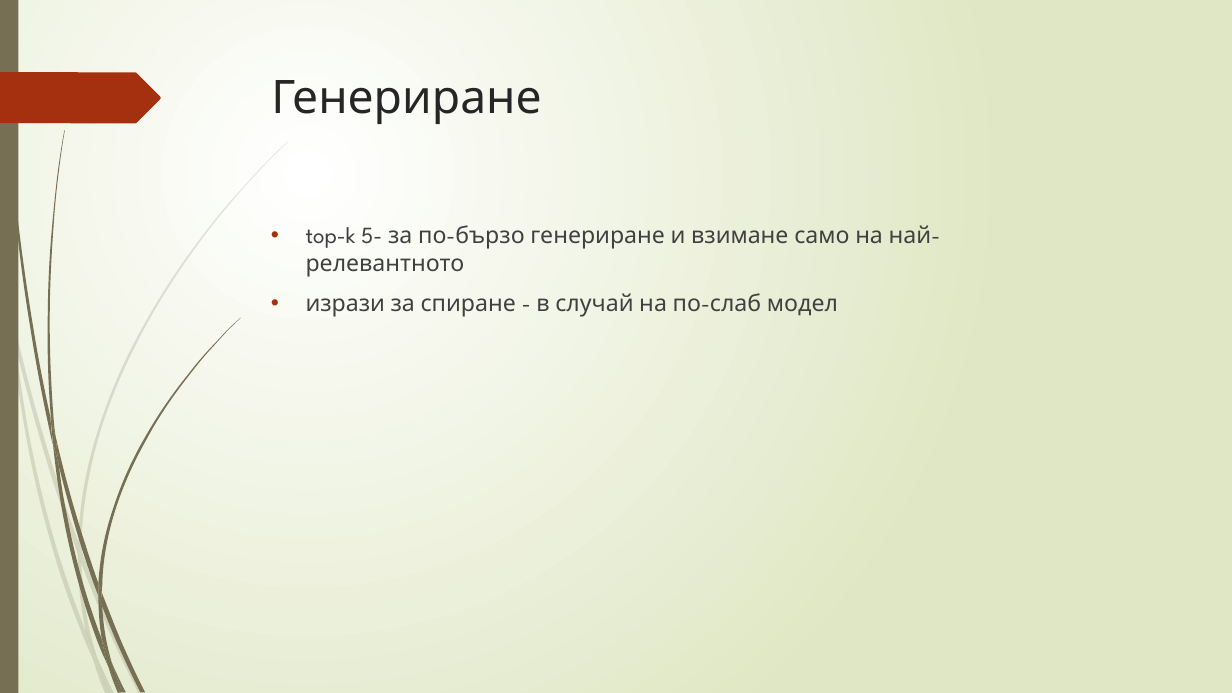
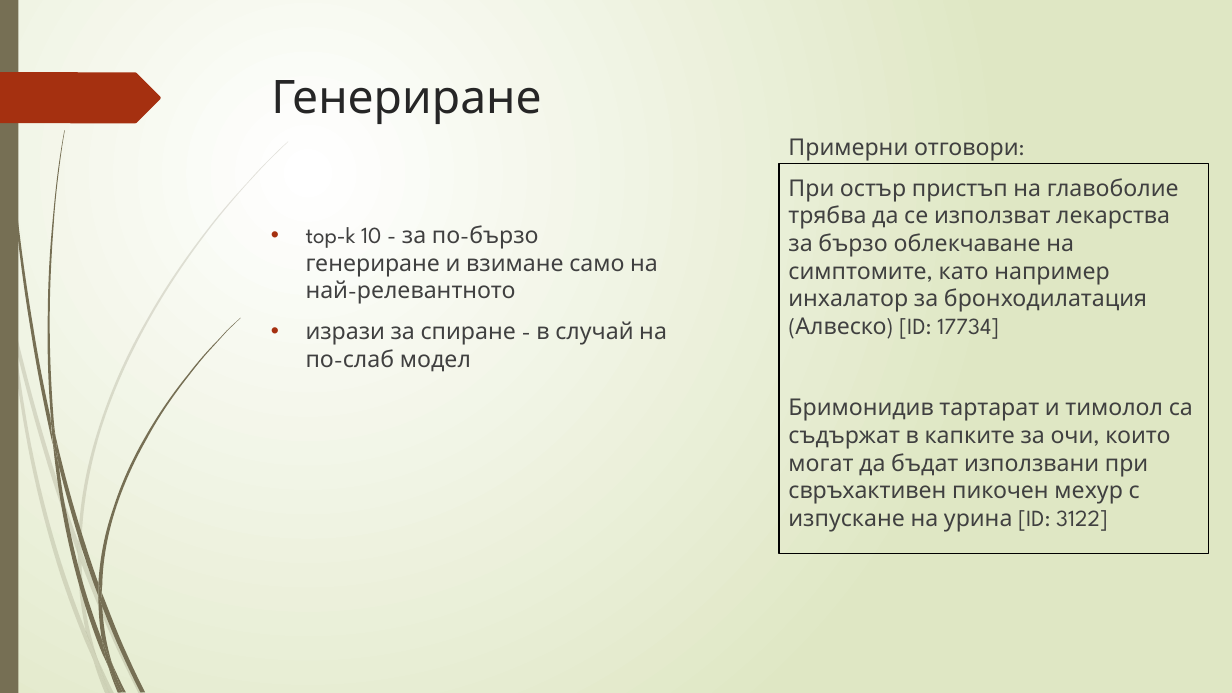
Before and after one commit to Samuil12/project_RAG, a slide deck: slide 10 of rag_presentation.pptx. Drawn at 1232x693 pixels with LibreOffice and Linux fonts; fonts in the diff are those of the drawing. Boxes give left, top, right and bottom in pixels: in the first picture for what was removed or moved away, otherwise in the second. Text is boxed around its words. In the diff, an @@ line names an element or a change of style, - is before the commit and + after.

Commit message:
Presentation

```diff
--- a/rag_presentation.pptx
+++ b/rag_presentation.pptx
@@ text added at (788,138,1193,532), 18 pt, text #404040 @@
+Примерни отговори:
+При остър пристъп на главоболие трябва да се използват лекарства за бързо облекчаване на симптомите, като например инхалатор за бронходилатация (Алвеско) [ID: 17734]
+Бримонидив тартарат и тимолол са съдържат в капките за очи, които могат да бъдат използвани при свръхактивен пикочен мехур с изпускане на урина [ID: 3122]
@@ rectangle added at (779,164,1209,554), outline #000000 1.25 pt @@
@@ text at (306,225,658,304): text changed @@
-• top-k 5- за по-бързо генериране и взимане само на най-релевантното
+• top-k 10 - за по-бързо генериране и взимане само на най-релевантното
```
Also in this commit, not shown: 1 other file.
